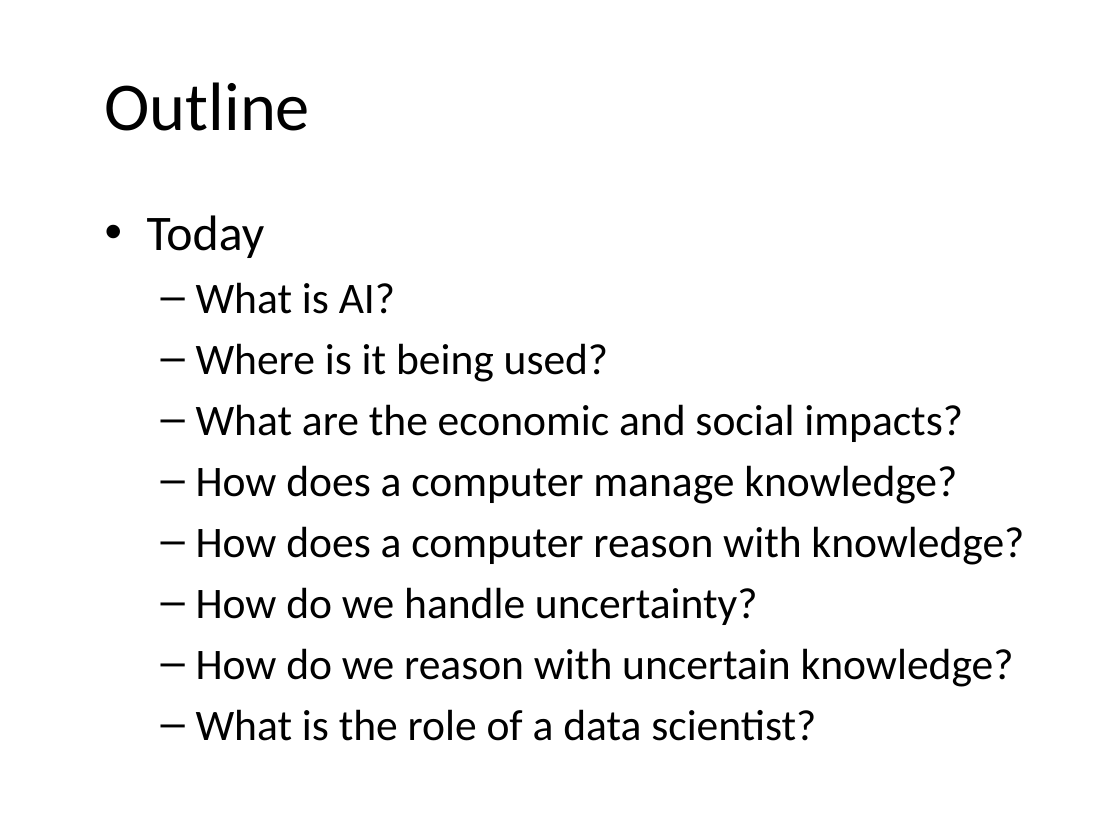
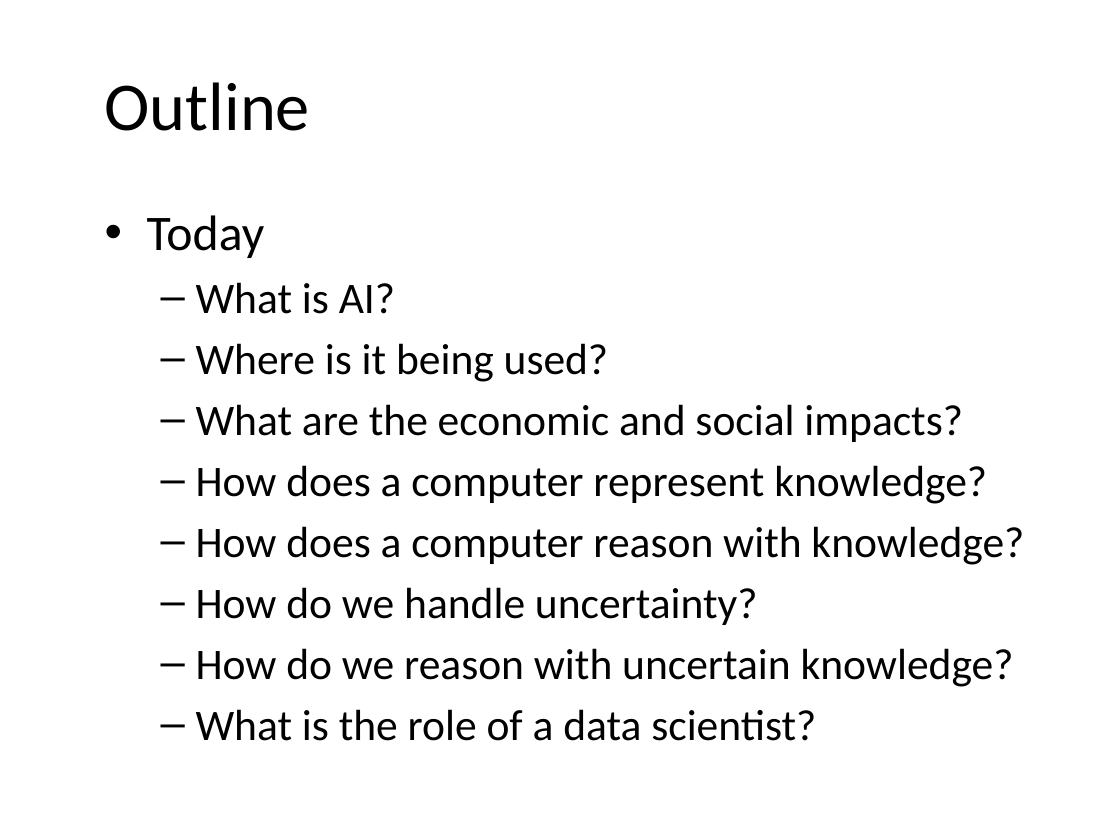
Before and after one commit to JeffRisberg/PythonNotebooksForAI, a slide deck: slide 4 of Documents/10-Introduction.pptx. Drawn at 1120x840 pixels with LibreOffice and Linux fonts; fonts in the diff are those of the drawing; background and template pictures are left out. Boxes give left, top, right and bottom in pixels: in the first picture for what was removed or moved away, otherwise in the second. Text is boxed around its words. In the diff, an @@ line names an element or a change of style, - is before the commit and + after.

```diff
--- a/Documents/10-Introduction.pptx
+++ b/Documents/10-Introduction.pptx
@@ text at (196,465,987,504): text changed @@
-  – How does a computer manage knowledge?
+  – How does a computer represent knowledge?
```
Also in this commit, not shown: 11 other slides changed, 5 other files.
